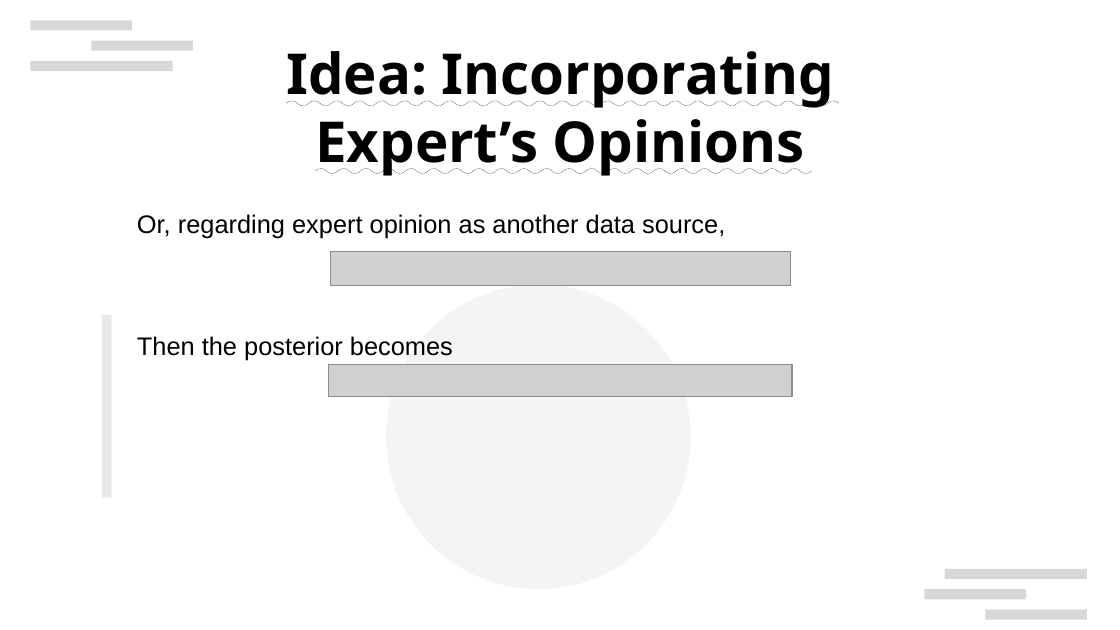
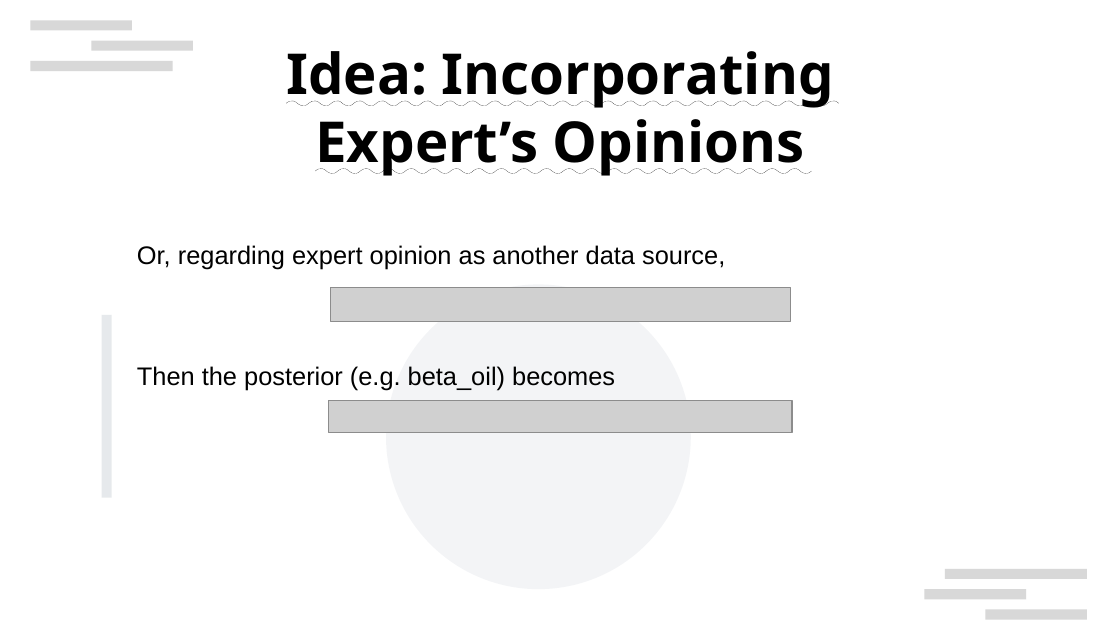
Before and after one commit to Incantatoric/llm_elicited_predictor, a slide deck: slide 17 of LLM-Elicited Bayesian Predictor.odp (slide 13 before the commit). Drawn at 1120x630 pixels with LibreOffice and Linux fonts; fonts in the diff are those of the drawing; grey boxes stand for pictures; background and template pictures are left out. Boxes give left, top, right and bottom in pixels: in the first picture for what was removed or moved away, otherwise in the second. Text is boxed around its words. In the diff, an @@ line names an element or a change of style, - is before the commit and + after.

```diff
--- a/LLM-Elicited Bayesian Predictor.odp
+++ b/LLM-Elicited Bayesian Predictor.odp
@@ picture moved from (x1=330, y1=252, x2=791, y2=286) to (x1=330, y1=288, x2=791, y2=321) @@
@@ text at (x1=137, y1=366, x2=615, y2=391): text changed @@
-Then the posterior becomes
+Then the posterior (e.g. beta_oil) becomes
@@ picture moved from (x1=329, y1=365, x2=793, y2=396) to (x1=329, y1=400, x2=793, y2=432) @@
```
Also in this commit, not shown: 7 other slides changed, 4 slides added.
